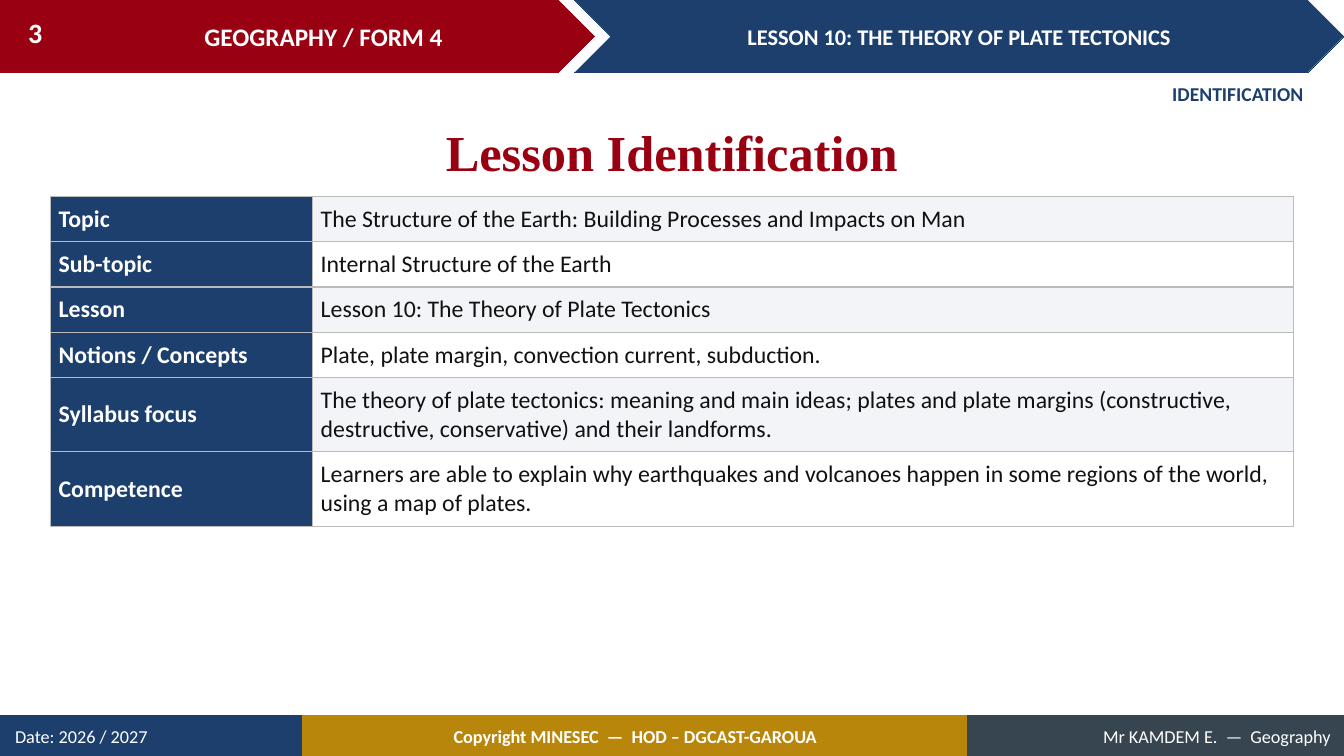
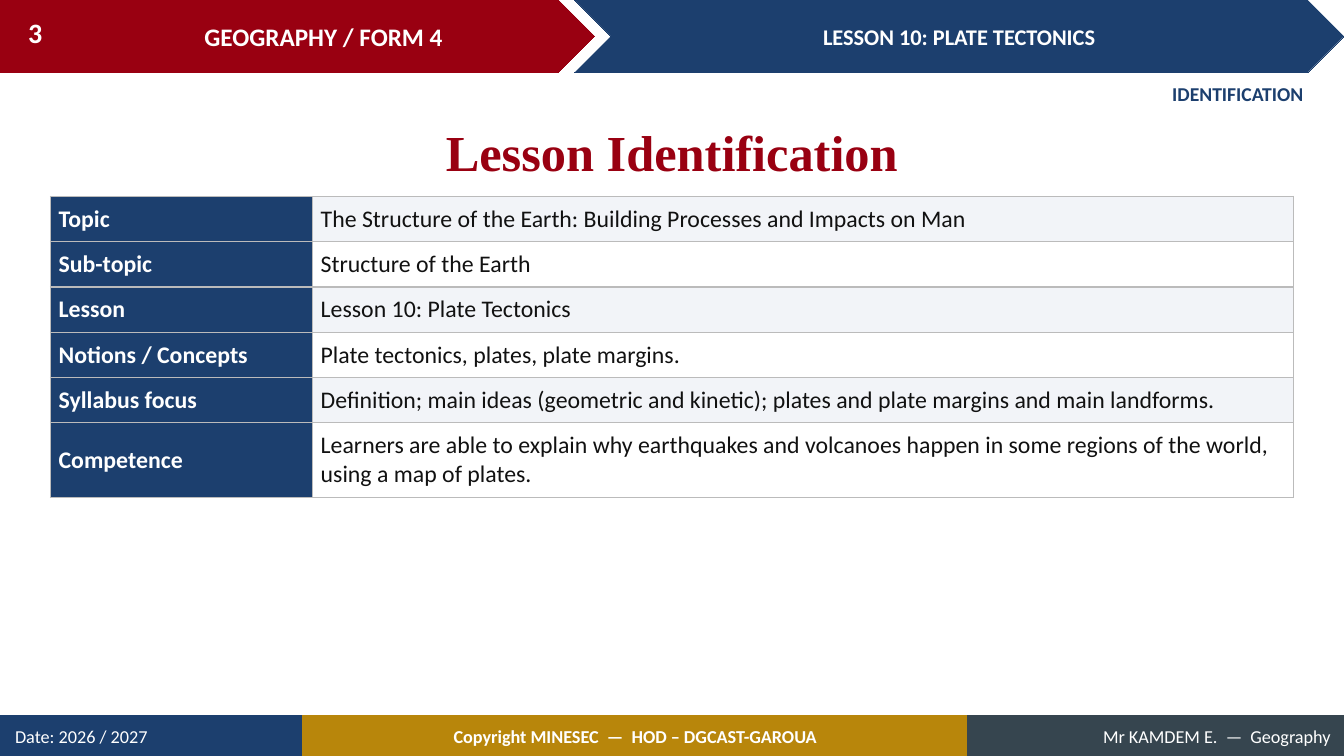
Before and after one commit to Berthautk/linea-github, a slide deck: slide 3 of lecons/F3/13_FORM4_LESSON10_Plate_Tectonics.pptx. Drawn at 1344x756 pixels with LibreOffice and Linux fonts; fonts in the diff are those of the drawing. Boxes give left, top, right and bottom in pixels: in the first picture for what was removed or moved away, otherwise in the second. Text is boxed around its words. In the diff, an @@ line names an element or a change of style, - is before the commit and + after.

```diff
--- a/lecons/F3/13_FORM4_LESSON10_Plate_Tectonics.pptx
+++ b/lecons/F3/13_FORM4_LESSON10_Plate_Tectonics.pptx
@@ text in chevron at (823,30,1095,45): text changed @@
-LESSON 10: THE THEORY OF PLATE TECTONICS
+LESSON 10: PLATE TECTONICS
@@ table at (50,197,1294,490) @@
-row 2, column 2: Internal Structure of the Earth
+row 2, column 2: Structure of the Earth
-row 3, column 2: Lesson 10: The Theory of Plate Tectonics
+row 3, column 2: Lesson 10: Plate Tectonics
-row 4, column 2: Plate, plate margin, convection current, subduction.
+row 4, column 2: Plate tectonics, plates, plate margins.
-row 5, column 2: The theory of plate tectonics: meaning and main ideas; plates and plate margins (constructive, destructive, conservative) and their landforms.
+row 5, column 2: Definition; main ideas (geometric and kinetic); plates and plate margins and main landforms.
```
Also in this commit, not shown: 42 other slides changed, 5 slides added, 2 slides removed, 15 other files.
